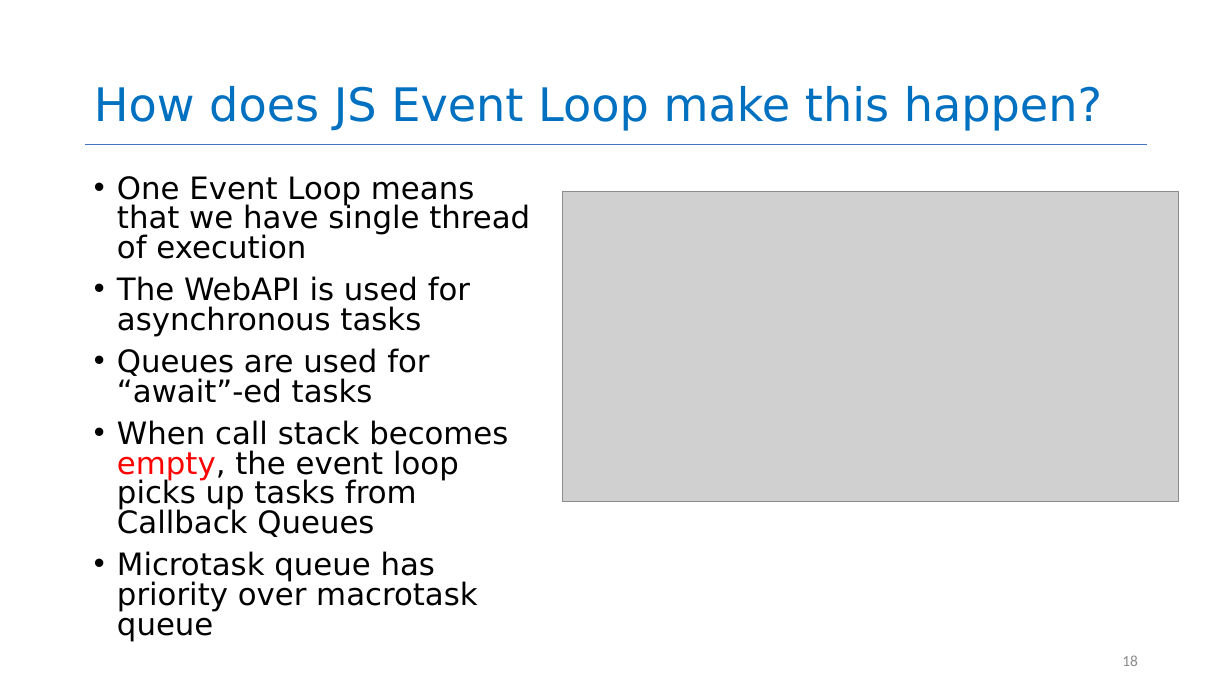
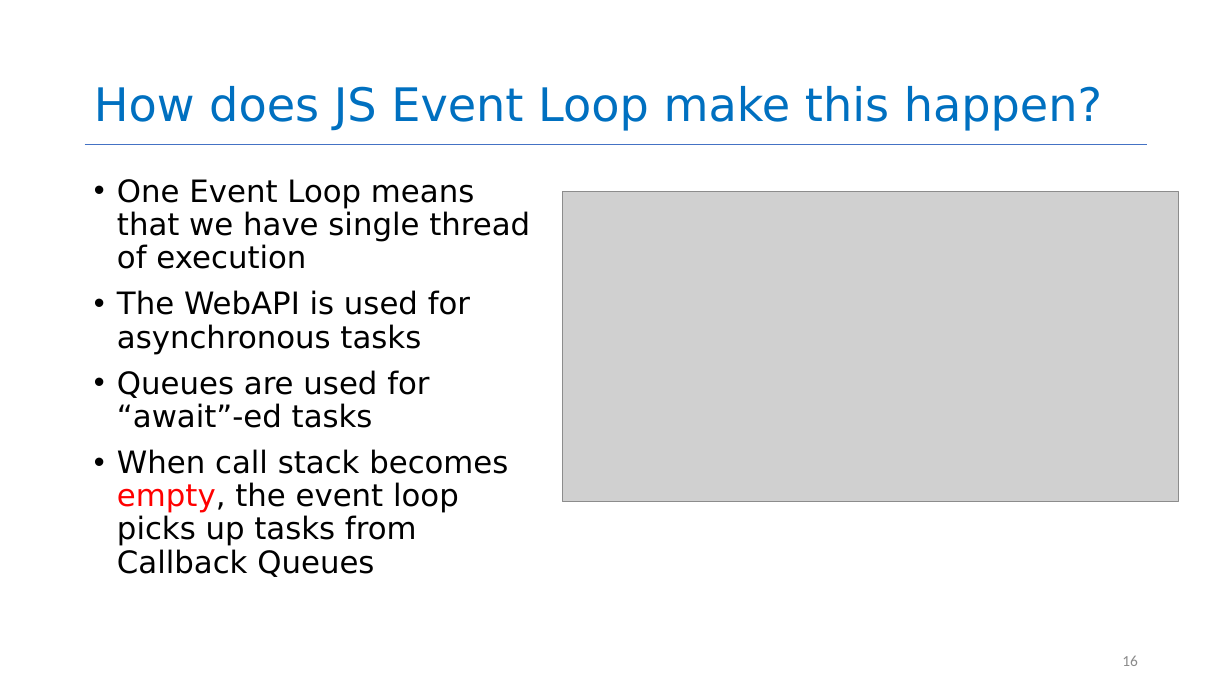
Before and after one commit to neu-se/CS4530-Fall-2026, a slide deck: slide 16 of Slides/Module 08 Concurrency.pptx (slide 18 before the commit). Drawn at 1232x693 pixels with LibreOffice and Linux fonts; fonts in the diff are those of the drawing; grey boxes stand for pictures. Boxes give left, top, right and bottom in pixels: in the first picture for what was removed or moved away, otherwise in the second. Text is boxed around its words. In the diff, an @@ line names an element or a change of style, - is before the commit and + after.

```diff
--- a/Slides/Module 08 Concurrency.pptx
+++ b/Slides/Module 08 Concurrency.pptx
@@ text "One Event Loop means that ..." at [117,179,530,577]: line spacing 0.8 to 0.9 @@
@@ text at [117,551,477,641]: paragraph removed @@
-• Microtask queue has priority over macrotask queue
@@ page number at [1122,655,1138,666]: text changed @@
-18
+16
```
Also in this commit, not shown: 11 other slides changed, 7 slides added, 1 other file.
